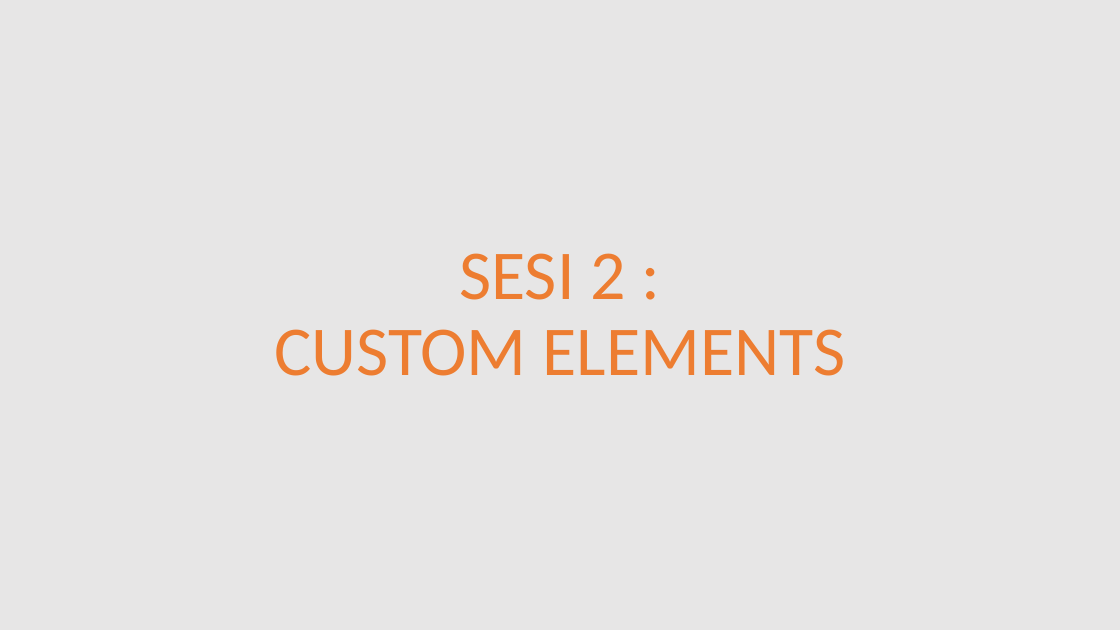
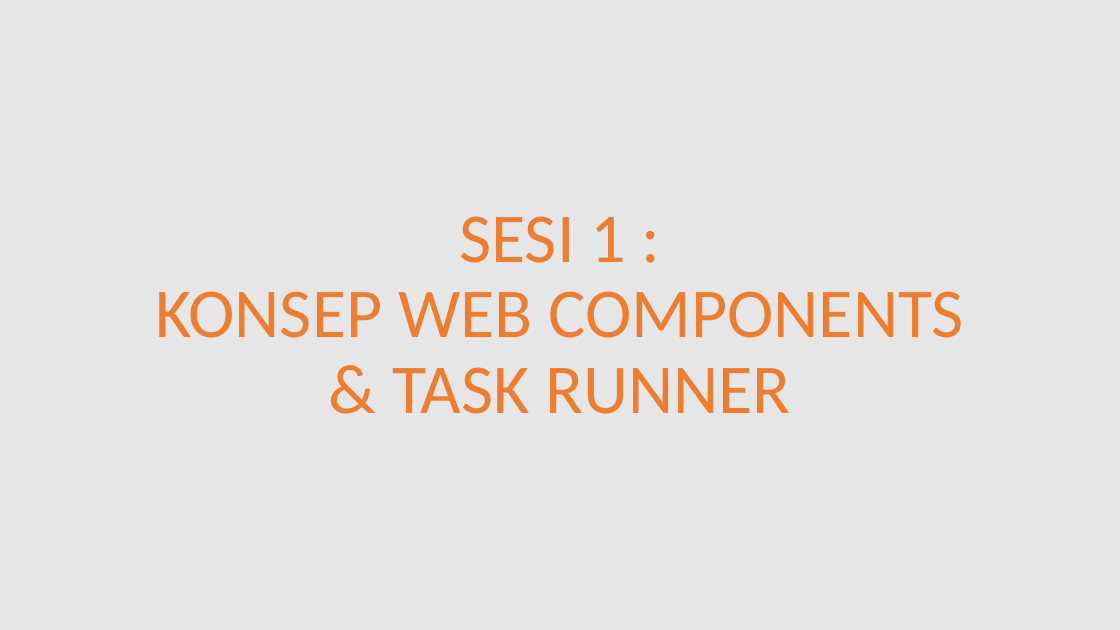
Before and after one commit to MalangFrontend/ongis-frontend-1, a slide deck: slide 3 of doc/presentasi-materi-01.pptx. Drawn at 1120x630 pixels with LibreOffice and Linux fonts; fonts in the diff are those of the drawing. Boxes give left, top, right and bottom in pixels: in the first picture for what was removed or moved away, otherwise in the second. Text is boxed around its words. In the diff, an @@ line names an element or a change of style, - is before the commit and + after.

```diff
--- a/doc/presentasi-materi-01.pptx
+++ b/doc/presentasi-materi-01.pptx
@@ title at (x1=155, y1=216, x2=964, y2=414): text changed @@
-SESI 2 :
-CUSTOM ELEMENTS
+SESI 1 :
+KONSEP WEB COMPONENTS
+& TASK RUNNER
```
Also in this commit, not shown: 5 other slides changed, 46 slides added, 5 other files.
